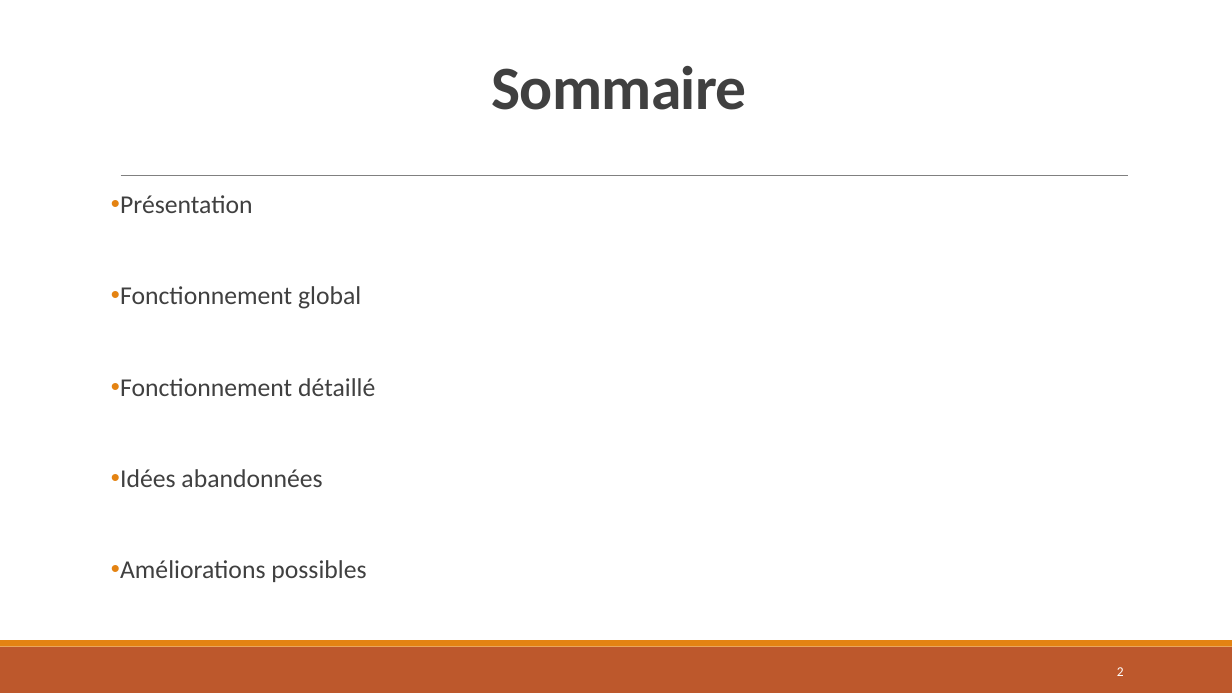
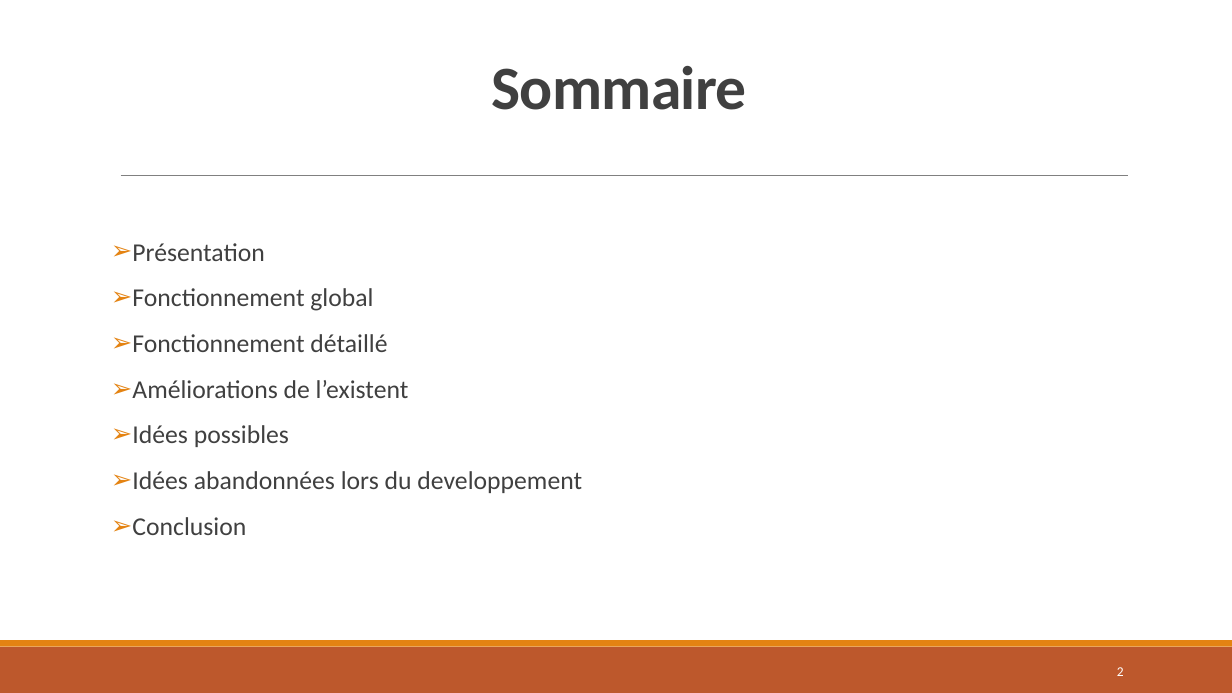
Before and after one commit to Skabran/Casse-Brique-Projet, a slide deck: slide 2 of Presentation_casse_brique.pptx. Drawn at 1232x693 pixels with LibreOffice and Linux fonts; fonts in the diff are those of the drawing. Boxes give left, top, right and bottom in pixels: in the first picture for what was removed or moved away, otherwise in the second. Text is boxed around its words. In the diff, an @@ line names an element or a change of style, - is before the commit and + after.

```diff
--- a/Presentation_casse_brique.pptx
+++ b/Presentation_casse_brique.pptx
@@ text "Présentation" at <box>132,243,582,535</box>: vertical alignment top to middle @@
@@ text at <box>132,243,387,352</box>: bullet • to ➢ @@
@@ text at <box>132,380,582,535</box>: text changed @@
-• Idées abandonnées
-• Améliorations possibles
+➢ Améliorations de l’existent
+➢ Idées possibles
+➢ Idées abandonnées lors du developpement
+➢ Conclusion
```
Also in this commit, not shown: 5 other slides changed, 1 slide added.
